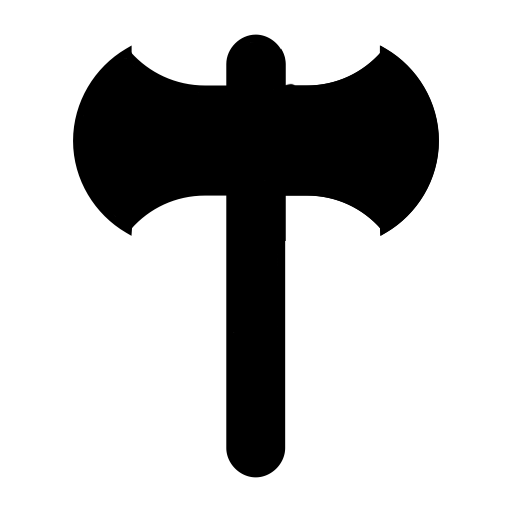
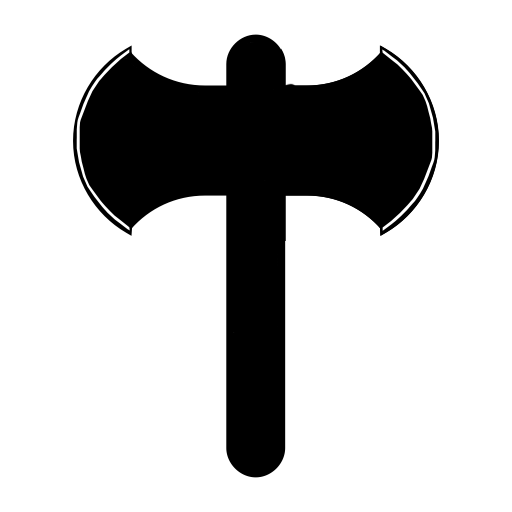
Two versions of the same layered image (512×512). Layer-by-layer changes:
painted on "Слой 2" over [382, 49, 436, 231]
painted on "Слой 1" over [76, 49, 436, 231]
removed layer "Слой 0" over [76, 49, 436, 231]
moved "Эллипс 1" below "Слой 1", painted on it over [76, 49, 436, 231]
